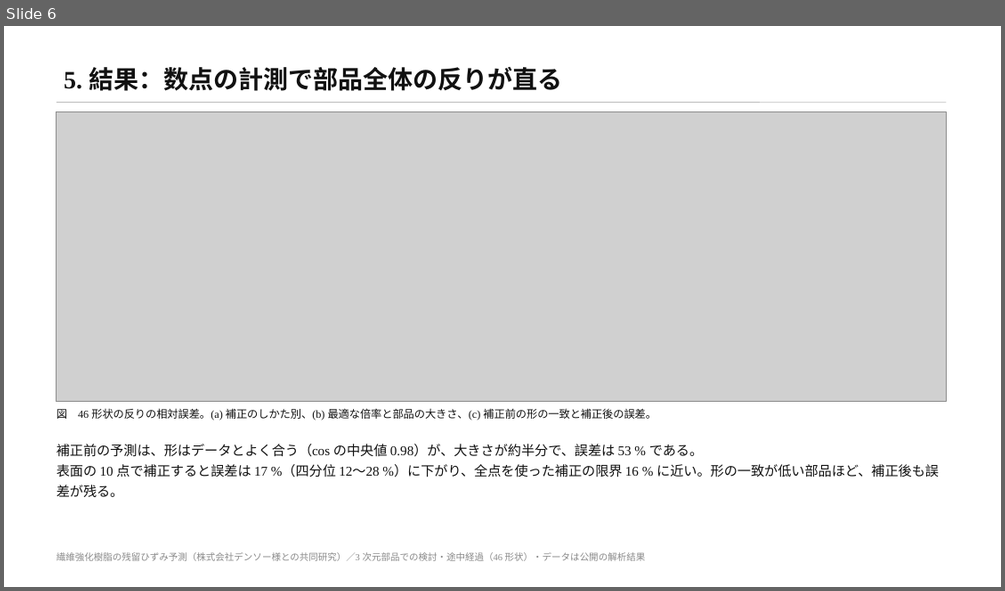
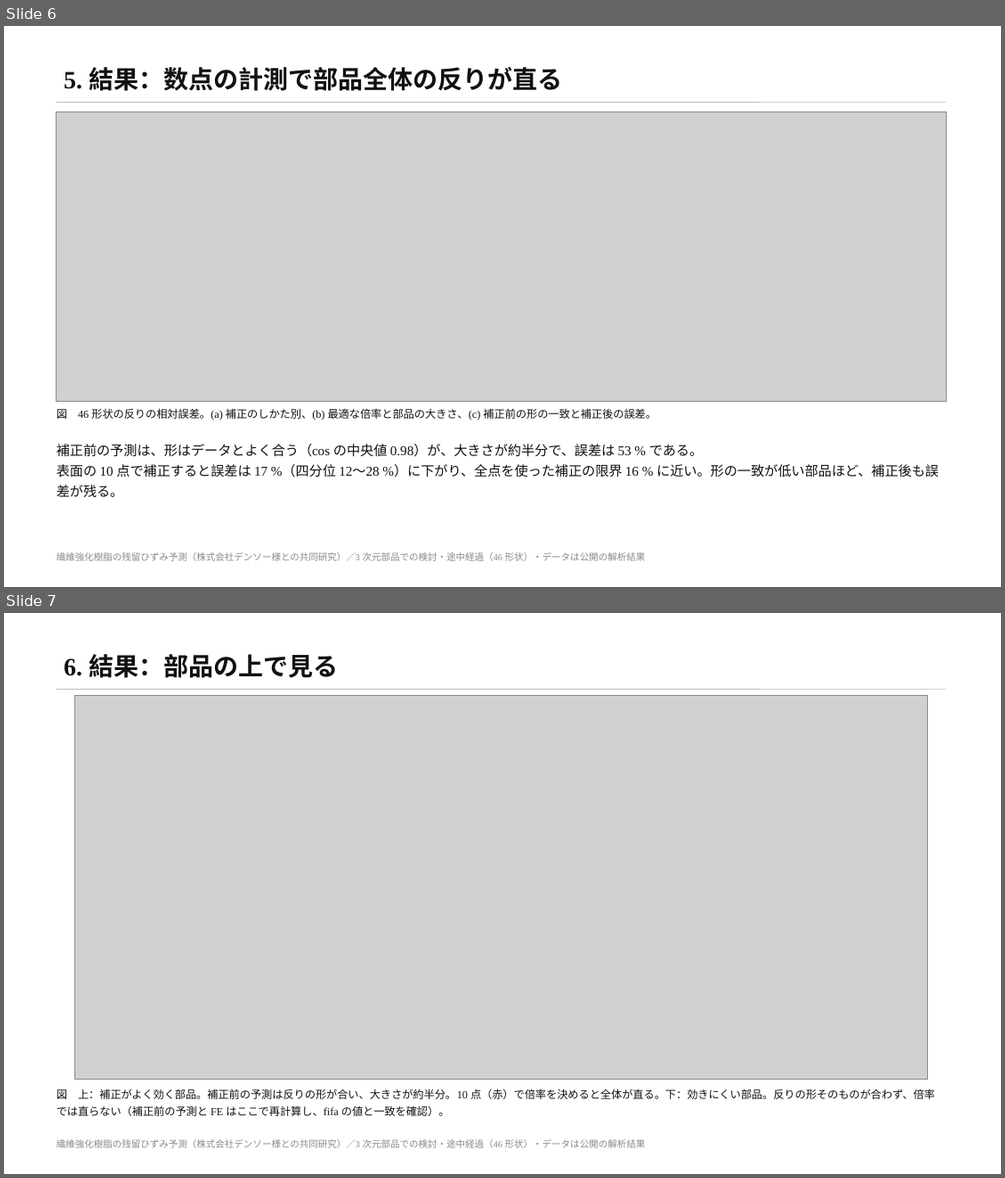
Before and after one commit to keisuke58/wccm2026-cfrp-gnn, a slide deck: slides/denso_rescue3d.pptx. Shown one above the other, each under a label of ours: slide 6 before the commit, slides 6 and 7 after it. The pictures are 1005x591 and 1005x1178 pixels, drawn with LibreOffice and Linux fonts; fonts in the diff are those of the drawing; grey boxes stand for pictures. Boxes give left, top, right and bottom in pixels: in the first picture for what was removed or moved away, otherwise in the second. Text is boxed around its words. In the diff, an @@ line names an element or a change of style, - is before the commit and + after.

```diff
--- a/slides/denso_rescue3d.pptx
+++ b/slides/denso_rescue3d.pptx
@@ slide 7 added at <box>4,613,1001,1174</box>, background #FFFFFF; not listed: 2 template elements that a slide beside it also shows @@
@@ title added at <box>64,654,338,678</box>, 24 pt, text #111111, bold @@
+6. 結果：部品の上で見る
@@ picture added at <box>75,695,928,1078</box> @@
@@ text added at <box>57,1088,935,1116</box>, 10.5 pt, text #111111 @@
+図 上：補正がよく効く部品。補正前の予測は反りの形が合い、大きさが約半分。10 点（赤）で倍率を決めると全体が直る。下：効きにくい部品。反りの形そのものが合わず、倍率では直らない（補正前の予測と FE はここで再計算し、fifa の値と一致を確認）。
```
Also in this commit, not shown: 4 slides changed, 7 other files.
